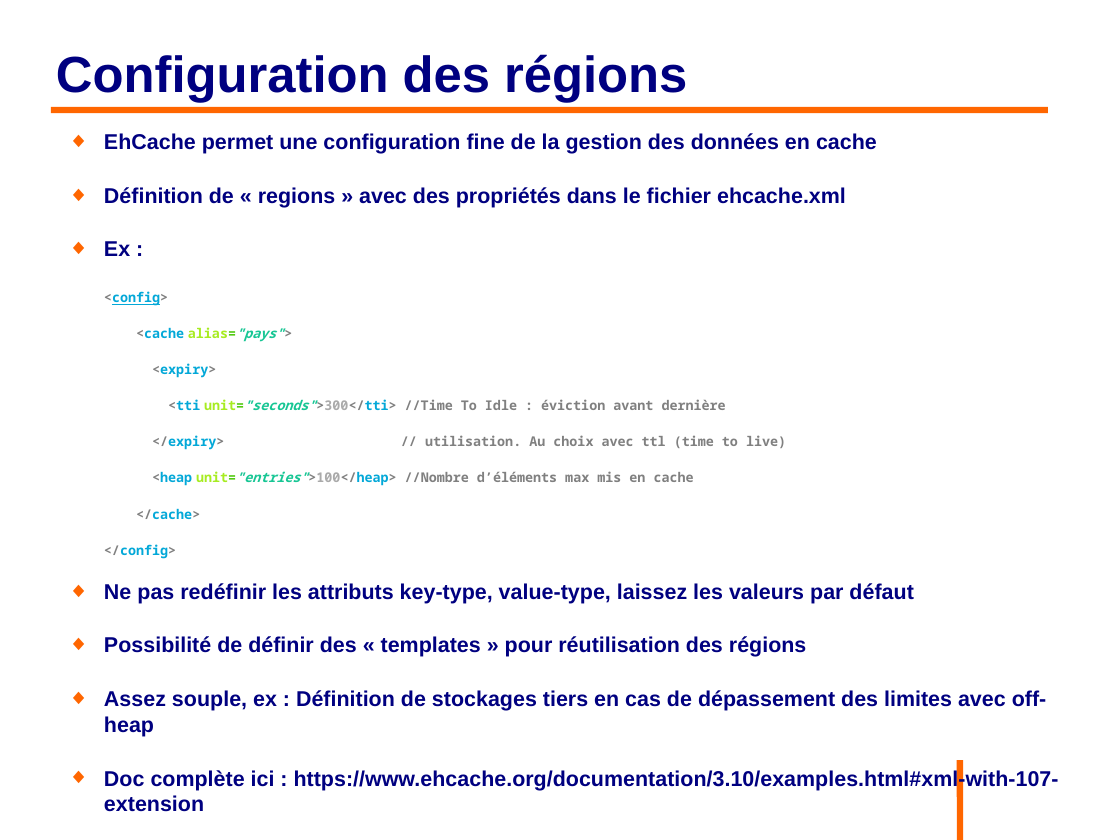
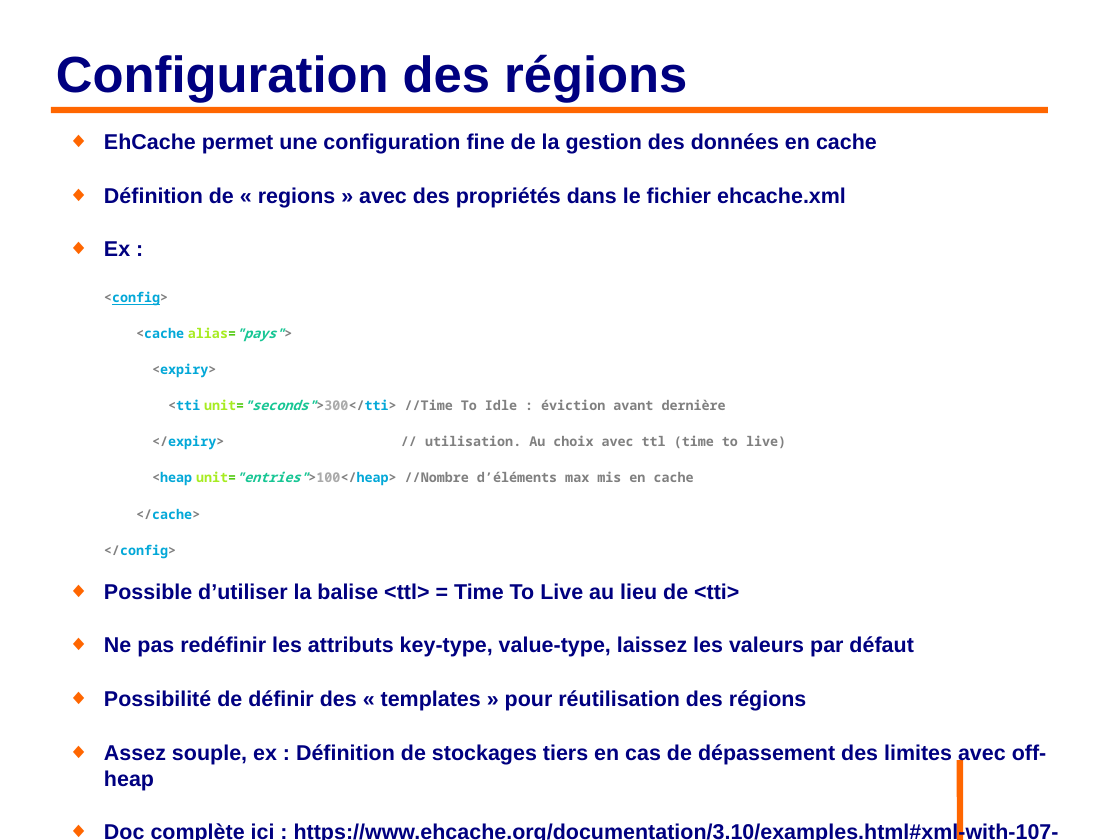
Before and after one commit to philphils/formation-hibernate-avancee, a slide deck: slide 63 of Documentation/diapo_formation_hibernate_avancee.odp. Drawn at 1120x840 pixels with LibreOffice and Linux fonts; fonts in the diff are those of the drawing; background and template pictures are left out. Boxes give left, top, right and bottom in pixels: in the first picture for what was removed or moved away, otherwise in the second. Text is boxed around its words. In the diff, an @@ line names an element or a change of style, - is before the commit and + after.

```diff
--- a/Documentation/diapo_formation_hibernate_avancee.odp
+++ b/Documentation/diapo_formation_hibernate_avancee.odp
@@ text at (104,583,739,600): paragraph added @@
+◆ Possible d’utiliser la balise <ttl> = Time To Live au lieu de <tti>
```
Also in this commit, not shown: 8 other slides changed.
